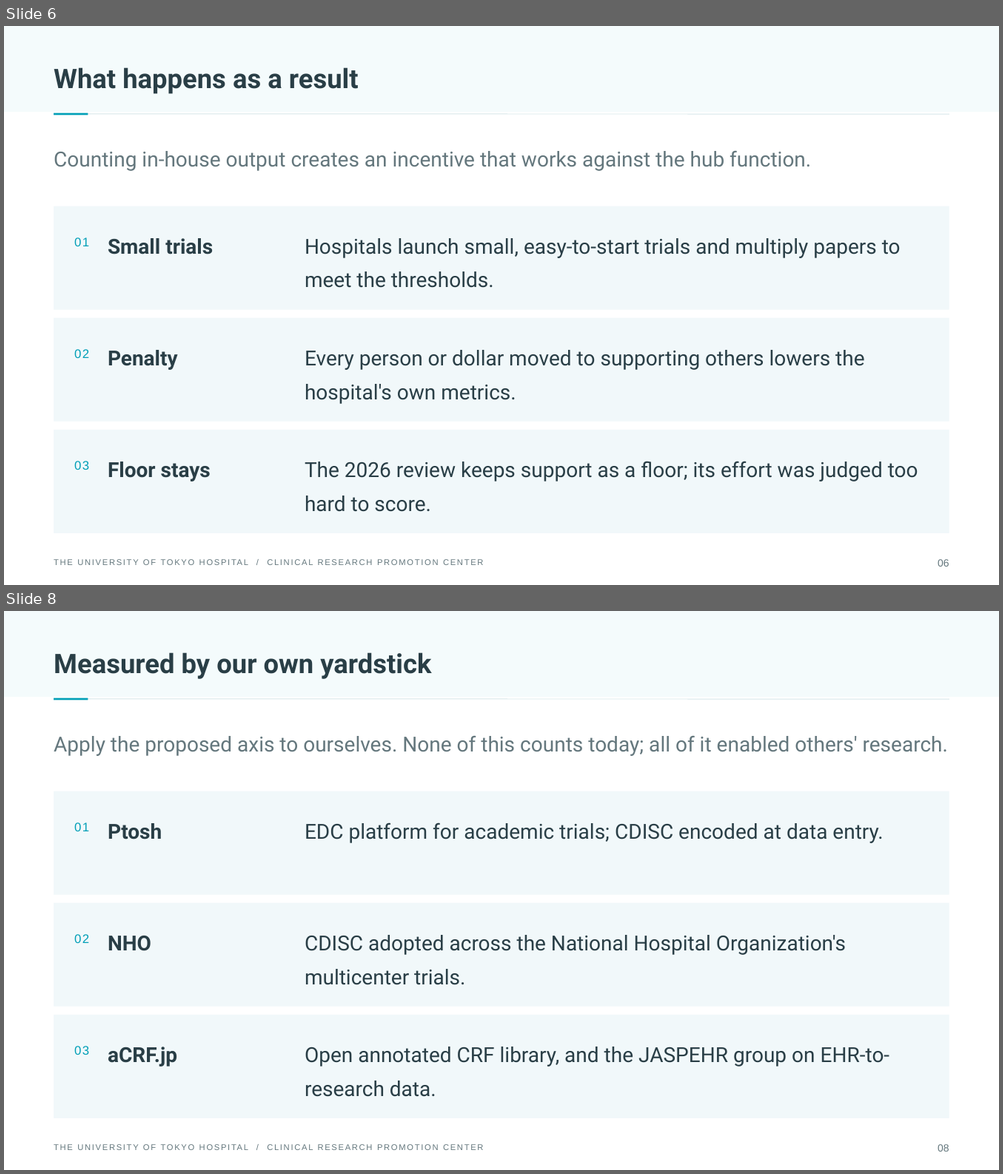
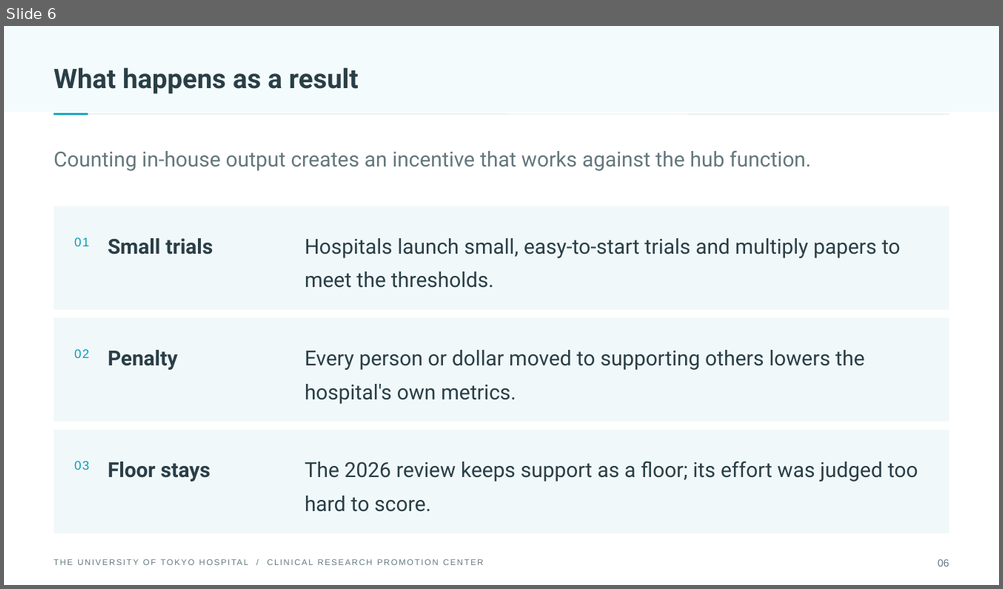
Before and after one commit to utokyo-crpc/slides, a slide deck: 20261007-cctsi/deck-16x9.pptx. Shown one above the other, each under a label of ours: slides 6 and 8 before the commit, slide 6 after it; the slides between them are not shown. The pictures are 1003x1174 and 1003x589 pixels, drawn with LibreOffice and Linux fonts; fonts in the diff are those of the drawing. Boxes give left, top, right and bottom in pixels: in the first picture for what was removed or moved away, otherwise in the second. Text is boxed around its words. In the diff, an @@ line names an element or a change of style, - is before the commit and + after.

```diff
--- a/20261007-cctsi/deck-16x9.pptx
+++ b/20261007-cctsi/deck-16x9.pptx
@@ slide 8 removed at (4, 611, 999, 1170), background #FFFFFF; not listed: 10 template elements that a slide beside it also shows @@
@@ title removed at (54, 652, 431, 679) @@
-Measured by our own yardstick
@@ text removed at (54, 735, 948, 756) @@
-Apply the proposed axis to ourselves. None of this counts today; all of it enabled others' research.
@@ text removed at (108, 823, 162, 840) @@
-Ptosh
@@ text removed at (304, 823, 882, 843) @@
-EDC platform for academic trials; CDISC encoded at data entry.
@@ text removed at (108, 936, 151, 951) @@
-NHO
@@ text removed at (304, 935, 845, 985) @@
-CDISC adopted across the National Hospital Organization's multicenter trials.
@@ text removed at (108, 1047, 177, 1067) @@
-aCRF.jp
@@ text removed at (304, 1047, 890, 1097) @@
-Open annotated CRF library, and the JASPEHR group on EHR-to-research data.
@@ text removed at (937, 1145, 949, 1152) @@
-08
```
Also in this commit, not shown: 4 slides changed, 5 other files.
